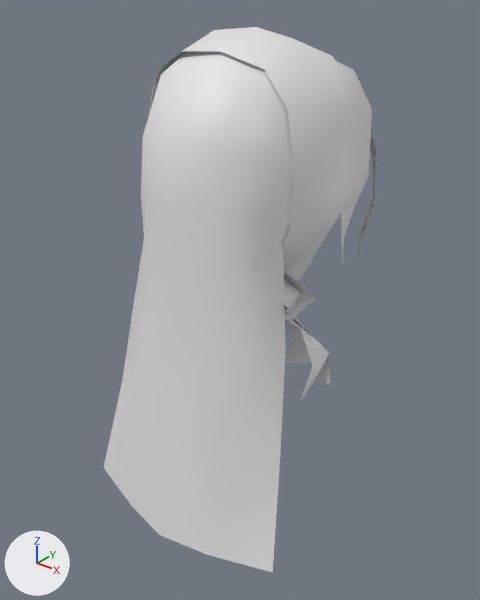
An edit to the glTF model assets/Converted Models/HairStyle/Human Female/Wizard female hair 02.glb, drawn before and after from the same camera.
Rendered twice from a 50 mm camera at (0.292, -0.394, 0.189) aimed at (0.0, -0.028, -0.038). Every picture has the same lights, and +X, +Y and +Z are marked at lower left. The picture after the commit comes second.
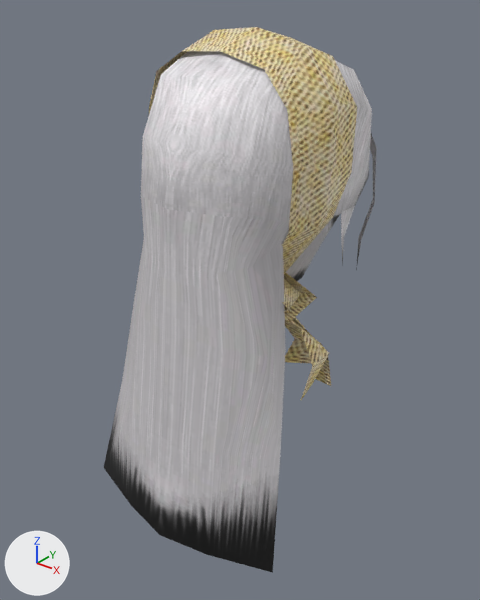
The change, as a list of edits to the scene's bpy script:
```text
Add img_tex_6960625011649863546_dds:
    img_tex_6960625011649863546_dds = load_image('tex_6960625011649863546.dds', '_unpacked/tex_6960625011649863546.dds', 512, 512, 'sRGB')
Add img_tex_6055092352253804169_dds:
    img_tex_6055092352253804169_dds = load_image('tex_6055092352253804169.dds', '_unpacked/tex_6055092352253804169.dds', 512, 512, 'sRGB')
Add mat_object35_1_mat:
    mat_object35_1_mat = principled_material('Object35_1_mat')
    mat_object35_1_mat.texture = img_tex_6960625011649863546_dds
Add mat_object35_0_mat:
    mat_object35_0_mat = principled_material('Object35_0_mat')
    mat_object35_0_mat.texture = img_tex_6055092352253804169_dds
Change me_object35_0:
    where me_object35_0.from_pydata(...)  # 127 vertices, 187 faces; spans x -0.09..0.093, y -0.13..0.099, z -0.202..0.155
    add me_object35_0.materials.append(mat_object35_0_mat)  # picture img_tex_6055092352253804169_dds
Change me_object35_1:
    where me_object35_1.from_pydata(...)  # 79 vertices, 86 faces; spans x -0.075..0.09, y -0.091..0.014, z -0.08..0.16
    add me_object35_1.materials.append(mat_object35_1_mat)  # picture img_tex_6960625011649863546_dds
```

Changed parts and their boxes (x1, y1, x2, y2) in the pictures (480 x 600 px):
'Object35_0', recoloured: (104, 51, 377, 573) in both
'Object35_1', recoloured (white to beige): (149, 27, 357, 400) in both
